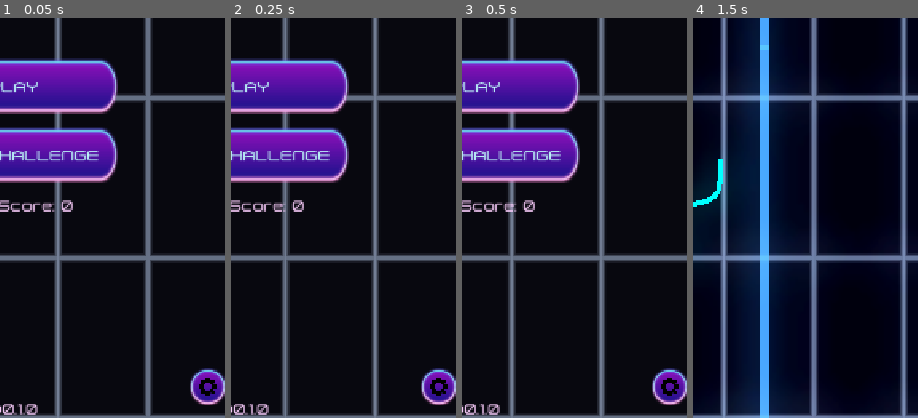
Above: before the commit, frames 1-4 (left to right).
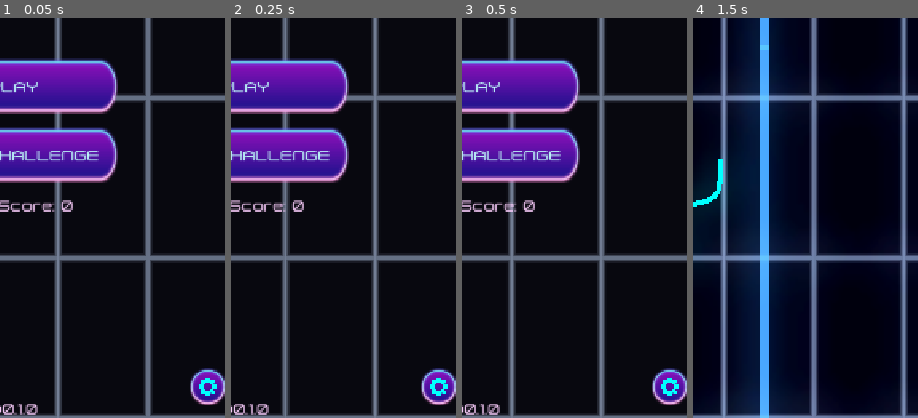
Above: after the commit, the same moments.

Repository: topher235/neon-drifter
Game: Godot game, scene res://scenes/main/main.tscn
Two runs of this game, one before a commit and one after it. Both use one fixed random seed, a clock stepped at 60 frames per second and the inputs below.
Inputs (mouse positions are % of the whole screen's width and height, from its top left):
- Up to frame 1 (0.05 s): no input
- Up to frame 2 (0.25 s): no input
- Up to frame 3 (0.5 s): no input
- Up to frame 4 (1.5 s): click "PLAY" at 0.5 s; tap Enter (ui_accept) at 1.25 s; move the mouse to (72, 45) at 1.27 s; press the mouse at (72, 45) at 1.28 s
The pictures show only the part of the screen within x 47-97%, y 50-100%; the shares and areas given below are measured in that part.

The runs differ from the first frame. In frame 1, 0.2% of the frame differs, in the area x 88-97%, y 90-95%; in frame 2, 0.2%; in frame 3, 0.2%; in frame 4, nothing differs.

Commit message:
Add settings to pause menu

Diff:
--- a/scenes/ui/main_menu.tscn
+++ b/scenes/ui/main_menu.tscn
@@ -1,10 +1,27 @@
-[gd_scene load_steps=8 format=3 uid="uid://coql3r5d7x8y5"]
+[gd_scene load_steps=10 format=3 uid="uid://coql3r5d7x8y5"]
 
 [ext_resource type="PackedScene" uid="uid://dcvhm68iau6s" path="res://scenes/ui/neon_grid_background.tscn" id="1_bg"]
 [ext_resource type="Theme" uid="uid://b3u4wxbvbpmyv" path="res://resources/themes/neon-wave.tres" id="1_fe2o3"]
 [ext_resource type="Script" uid="uid://btfjpmqe56wav" path="res://scenes/ui/main_menu.gd" id="1_sl1te"]
 [ext_resource type="Texture2D" uid="uid://cinr0o55lq335" path="res://assets/icons/settings.png" id="4_settings_icon"]
 [ext_resource type="PackedScene" uid="uid://dbp1ulnofsv7n" path="res://scenes/ui/settings_modal.tscn" id="5_settings_modal"]
+
+[sub_resource type="Shader" id="Shader_icon"]
+code = "shader_type canvas_item;
+
+uniform vec4 target_color : source_color = vec4(0.0, 1.0, 1.0, 1.0);
+
+void fragment() {
+	vec4 tex_color = texture(TEXTURE, UV);
+	// Invert black to white, then tint with target color
+	float brightness = 1.0 - tex_color.r;
+	COLOR = vec4(target_color.rgb * brightness, tex_color.a);
+}
+"
+
+[sub_resource type="ShaderMaterial" id="ShaderMaterial_icon"]
+shader = SubResource("Shader_icon")
+shader_parameter/target_color = Color(0, 1, 1, 1)
 
 [sub_resource type="LabelSettings" id="LabelSettings_fe2o3"]
 font_size = 72
@@ -126,6 +143,7 @@
 grow_vertical = 0
 
 [node name="TextureRect" type="TextureRect" parent="SettingsButton"]
+material = SubResource("ShaderMaterial_icon")
 custom_minimum_size = Vector2(30, 30)
 layout_mode = 1
 anchors_preset = 8
--- a/scenes/ui/pause_screen.gd
+++ b/scenes/ui/pause_screen.gd
@@ -2,11 +2,22 @@
 
 @onready var continue_button: Button = %ContinueButton
 @onready var menu_button: Button = %MenuButton
+@onready var music_check: CheckButton = %MusicCheckButton
+@onready var sound_check: CheckButton = %SoundCheckButton
+
+var settings_data: SettingsData
 
 func _ready() -> void:
 	visible = false
+	settings_data = SettingsData.new()
+
 	continue_button.pressed.connect(_on_continue_pressed)
 	menu_button.pressed.connect(_on_menu_pressed)
+	music_check.toggled.connect(_on_music_toggled)
+	sound_check.toggled.connect(_on_sound_toggled)
+
+	# Load initial settings
+	_load_settings_to_ui()
 
 func _on_continue_pressed() -> void:
 	AudioManager.play_sfx("ui_click")
@@ -23,6 +34,9 @@
 	visible = true
 	modulate = Color(1, 1, 1, 0)
 
+	# Reload settings in case they changed elsewhere
+	_load_settings_to_ui()
+
 	# Create a tween that works when paused
 	var tween = create_tween()
 	tween.set_pause_mode(Tween.TWEEN_PAUSE_PROCESS)
@@ -30,3 +44,14 @@
 
 func hide_pause_screen() -> void:
 	visible = false
+
+func _load_settings_to_ui() -> void:
+	# Set button states without triggering signals
+	music_check.set_pressed_no_signal(settings_data.music_enabled)
+	sound_check.set_pressed_no_signal(settings_data.sound_enabled)
+
+func _on_music_toggled(button_pressed: bool) -> void:
+	settings_data.set_music_enabled(button_pressed)
+
+func _on_sound_toggled(button_pressed: bool) -> void:
+	settings_data.set_sound_enabled(button_pressed)
--- a/scenes/ui/pause_screen.tscn
+++ b/scenes/ui/pause_screen.tscn
@@ -34,7 +34,7 @@
 offset_left = -200.0
 offset_top = -250.0
 offset_right = 200.0
-offset_bottom = 250.0
+offset_bottom = 400.0
 grow_horizontal = 2
 grow_vertical = 2
 
@@ -61,7 +61,47 @@
 horizontal_alignment = 1
 
 [node name="Spacer1" type="Control" parent="Panel/MarginContainer/VBoxContainer"]
-custom_minimum_size = Vector2(0, 50)
+custom_minimum_size = Vector2(0, 20)
+layout_mode = 2
+
+[node name="SettingsContainer" type="VBoxContainer" parent="Panel/MarginContainer/VBoxContainer"]
+layout_mode = 2
+theme_override_constants/separation = 15
+
+[node name="MusicSetting" type="HBoxContainer" parent="Panel/MarginContainer/VBoxContainer/SettingsContainer"]
+layout_mode = 2
+theme_override_constants/separation = 20
+
+[node name="MusicLabel" type="Label" parent="Panel/MarginContainer/VBoxContainer/SettingsContainer/MusicSetting"]
+custom_minimum_size = Vector2(150, 0)
+layout_mode = 2
+text = "Music:"
+vertical_alignment = 1
+
+[node name="MusicCheckButton" type="CheckButton" parent="Panel/MarginContainer/VBoxContainer/SettingsContainer/MusicSetting"]
+unique_name_in_owner = true
+layout_mode = 2
+size_flags_horizontal = 3
+button_pressed = true
+
+[node name="SoundSetting" type="HBoxContainer" parent="Panel/MarginContainer/VBoxContainer/SettingsContainer"]
+layout_mode = 2
+theme_override_constants/separation = 20
+
+[node name="SoundLabel" type="Label" parent="Panel/MarginContainer/VBoxContainer/SettingsContainer/SoundSetting"]
+custom_minimum_size = Vector2(150, 0)
+layout_mode = 2
+text = "Sound:"
+vertical_alignment = 1
+
+[node name="SoundCheckButton" type="CheckButton" parent="Panel/MarginContainer/VBoxContainer/SettingsContainer/SoundSetting"]
+unique_name_in_owner = true
+layout_mode = 2
+size_flags_horizontal = 3
+button_pressed = true
+
+[node name="Spacer3" type="Control" parent="Panel/MarginContainer/VBoxContainer"]
+custom_minimum_size = Vector2(0, 20)
 layout_mode = 2
 size_flags_vertical = 3
 
Not shown, changed: tasks.md
